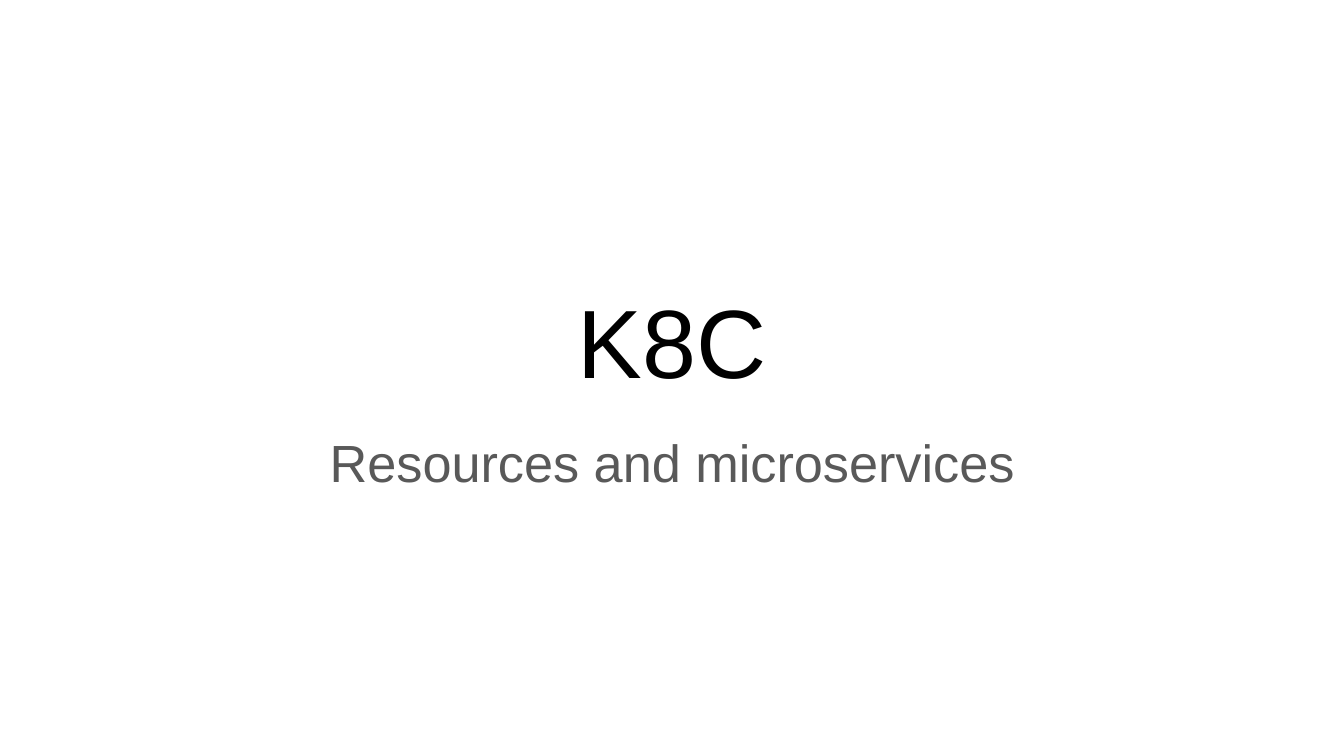
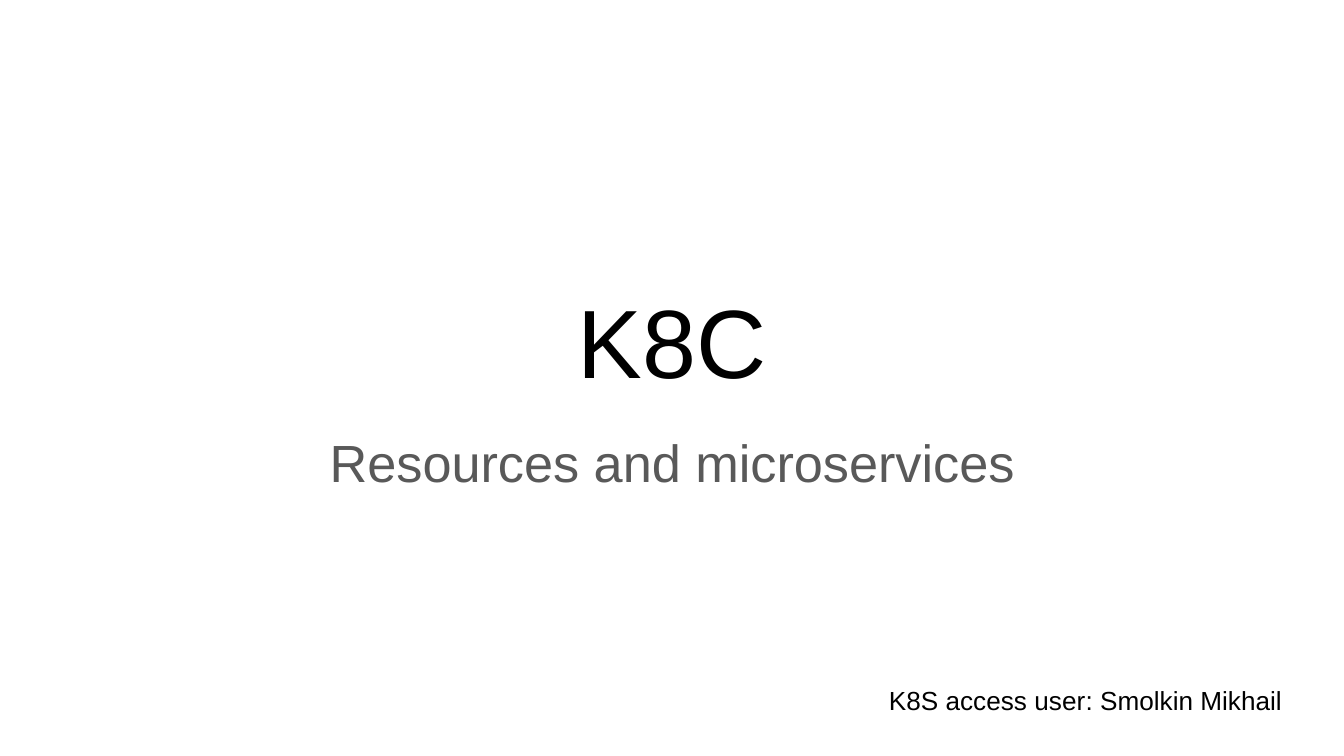
Before and after one commit to fanglores/Advanced-Software-Design, a slide deck: slide 1 of PracticeTasks/Module2/Task_9.1/Task 9.1 Resources and microservices.pptx. Drawn at 1344x756 pixels with LibreOffice and Linux fonts; fonts in the diff are those of the drawing. Boxes give left, top, right and bottom in pixels: in the first picture for what was removed or moved away, otherwise in the second. Text is boxed around its words. In the diff, an @@ line names an element or a change of style, - is before the commit and + after.

```diff
--- a/PracticeTasks/Module2/Task_9.1/Task 9.1 Resources and microservices.pptx
+++ b/PracticeTasks/Module2/Task_9.1/Task 9.1 Resources and microservices.pptx
@@ text added at box(889, 691, 1281, 711), 14 pt, text #000000 @@
+K8S access user: Smolkin Mikhail
```
Also in this commit, not shown: 3 other files.
